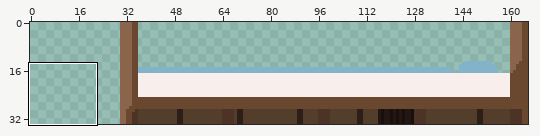
Sprite sheet: Assets/Resources/Graphic/map/MainScene/bg_mainScene_bed.png. Above, an overview of the earlier version with the close-up marked.
Close-up. Before the edit:
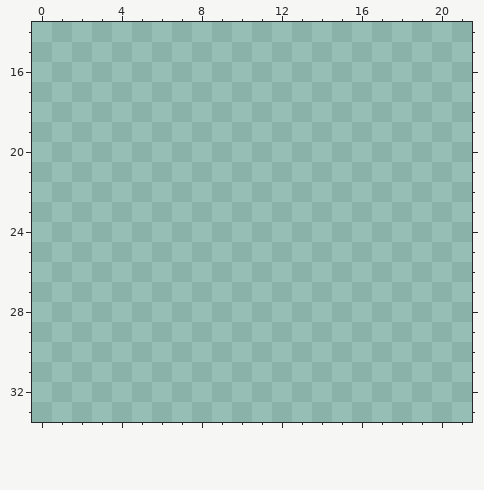
The file is 200x100 pixels. Colours within 5 levels of each other are drawn and written as one. Shown: x 0..21, y 14..33. The old version is drawn lined up with the new one, on the new canvas. The commit also changed other parts of the picture, which this record leaves out.
Palette (. is transparent): 
The same view after the edit:
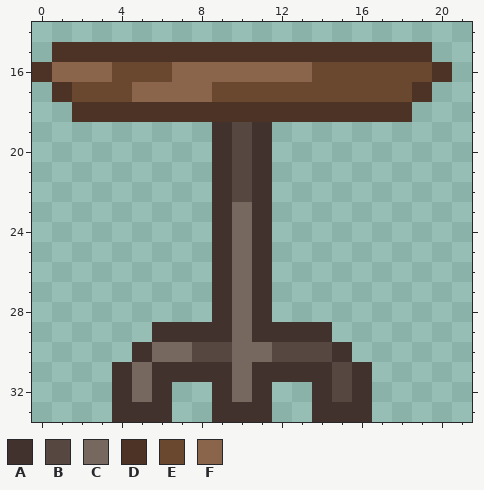
Colours new in this view: A #41322d  B #564841  C #76675f  D #4c3325  E #69482f  F #8b654b
The exact change:
{"change": "canvas 200x100 -> 166x34, the old top-left corner now at -2,-33 (the part of the old canvas that was cut away was empty and is not shown)"}
{"y":15,"x":1,"old":"...................","new":"DDDDDDDDDDDDDDDDDDD"}
{"y":16,"x":0,"old":".....................","new":"DFFFEEEFFFFFFFEEEEEED"}
{"y":17,"x":1,"old":"...................","new":"DEEEFFFFEEEEEEEEEED"}
{"y":18,"x":2,"old":".................","new":"DDDDDDDDDDDDDDDDD"}
{"y":19,"x":9,"old":"...","new":"ABA"}
{"y":20,"x":9,"old":"...","new":"ABA"}
{"y":21,"x":9,"old":"...","new":"ABA"}
{"y":22,"x":9,"old":"...","new":"ABA"}
{"y":23,"x":9,"old":"...","new":"ACA"}
{"y":24,"x":9,"old":"...","new":"ACA"}
{"y":25,"x":9,"old":"...","new":"ACA"}
{"y":26,"x":9,"old":"...","new":"ACA"}
{"y":27,"x":9,"old":"...","new":"ACA"}
{"y":28,"x":9,"old":"...","new":"ACA"}
{"y":29,"x":6,"old":".........","new":"AAAACAAAA"}
{"y":30,"x":5,"old":"...........","new":"ACCBBCCBBBA"}
{"y":31,"x":4,"old":".............","new":"ACAAAACAAAABA"}
{"y":32,"x":4,"old":"...","new":"ACA"}
{"y":32,"x":9,"old":"...","new":"ACA"}
{"y":32,"x":14,"old":"...","new":"ABA"}
{"y":33,"x":4,"old":"...","new":"AAA"}
{"y":33,"x":9,"old":"...","new":"AAA"}
{"y":33,"x":14,"old":"...","new":"AAA"}
{"label":"added","picture_box":[32,42,452,422]}
